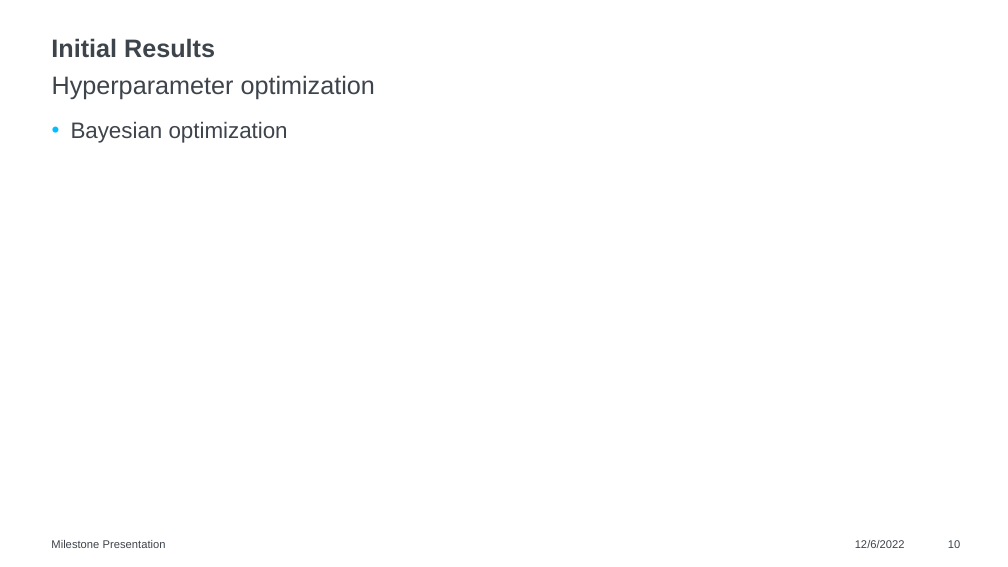
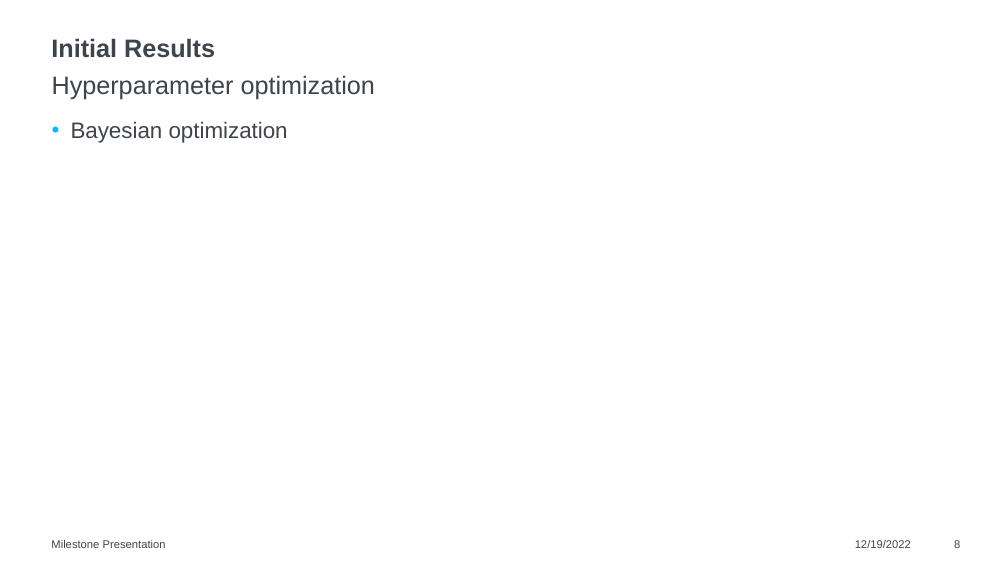
Before and after one commit to raviakash/Human_Activity_Postural_Transition_Recognition, a slide deck: slide 8 of Report/Milestone Presentation.pptx (slide 10 before the commit). Drawn at 1008x567 pixels with LibreOffice and Linux fonts; fonts in the diff are those of the drawing. Boxes give left, top, right and bottom in pixels: in the first picture for what was removed or moved away, otherwise in the second. Text is boxed around its words. In the diff, an @@ line names an element or a change of style, - is before the commit and + after.

```diff
--- a/Report/Milestone Presentation.pptx
+++ b/Report/Milestone Presentation.pptx
@@ text at <box>855,540,911,548</box>: text changed @@
-12/6/2022
+12/19/2022
@@ page number at <box>954,540,960,548</box>: text changed @@
-10
+8
```
Also in this commit, not shown: 6 other slides changed, 3 slides removed, 3 other files.
